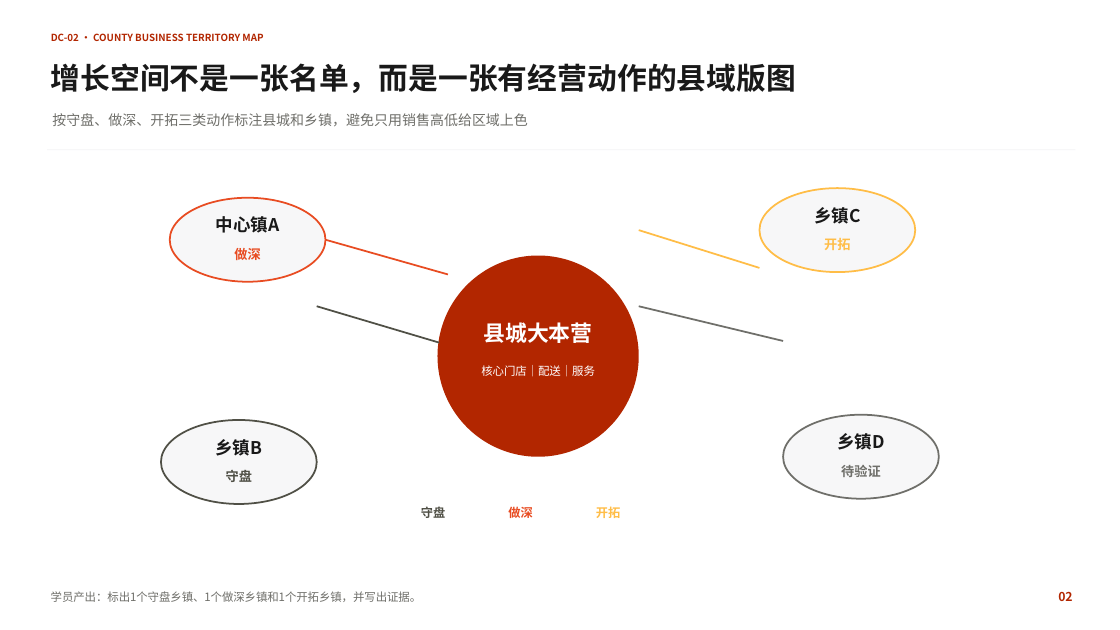
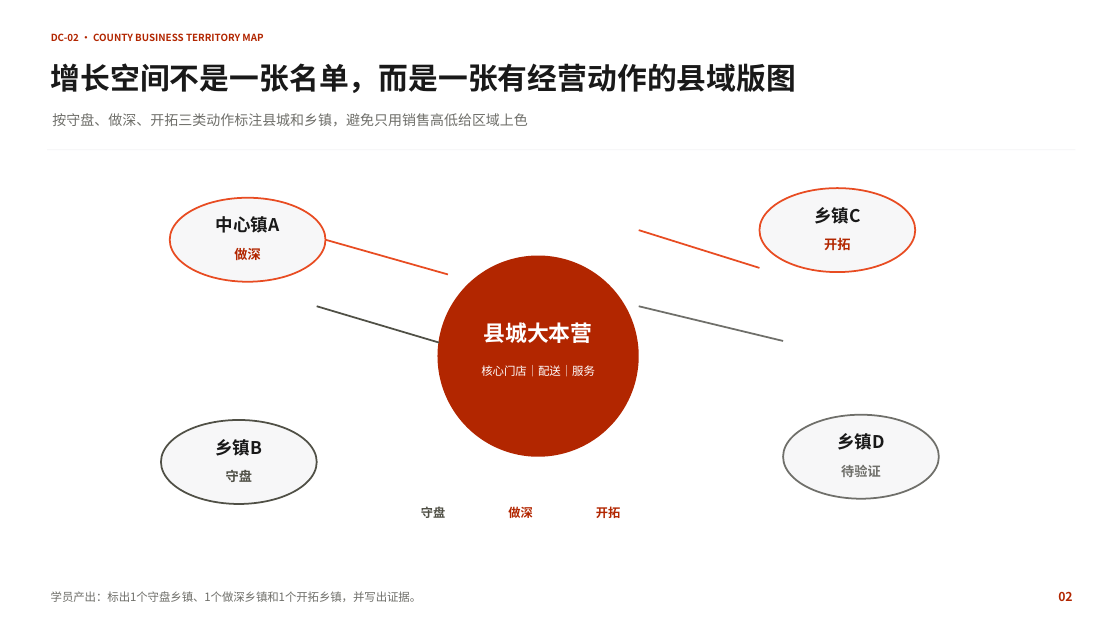
Before and after one commit to swefner/company-ppt-skills, a slide deck: slide 2 of domains/yuhong/assets/components/yuhong-county-course-components-branded.pptx. Drawn at 1120x630 pixels with LibreOffice and Linux fonts; fonts in the diff are those of the drawing; background and template pictures are left out. Boxes give left, top, right and bottom in pixels: in the first picture for what was removed or moved away, otherwise in the second. Text is boxed around its words. In the diff, an @@ line names an element or a change of style, - is before the commit and + after.

```diff
--- a/domains/yuhong/assets/components/yuhong-county-course-components-branded.pptx
+++ b/domains/yuhong/assets/components/yuhong-county-course-components-branded.pptx
@@ ellipse at [760, 188, 915, 272]: outline #FFBD47 1.5 pt to #E84C22 1.5 pt @@
@@ line (639, 230) - (760, 268): stroke #FFBD47 1.5 pt to #E84C22 1.5 pt @@
@@ text "开拓" at [824, 237, 850, 251]: text colour #FFBD47 to #B22600 @@
@@ text "做深" at [234, 248, 260, 260]: text colour #E84C22 to #B22600 @@
@@ text "做深" at [508, 507, 532, 518]: text colour #E84C22 to #B22600 @@
@@ text "开拓" at [596, 506, 620, 518]: text colour #FFBD47 to #B22600 @@
```
Also in this commit, not shown: 4 other slides changed, 10 other files.
